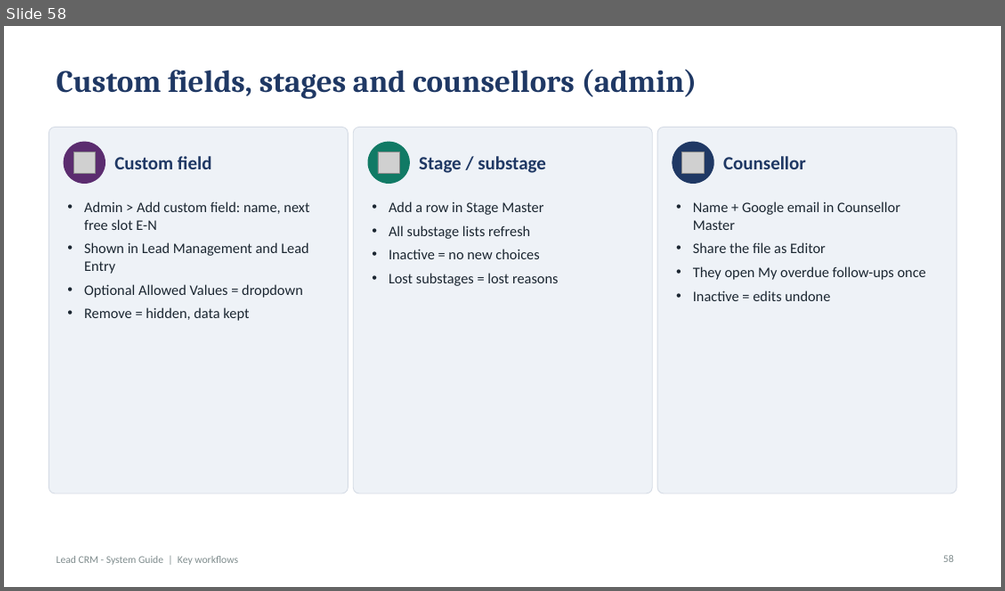
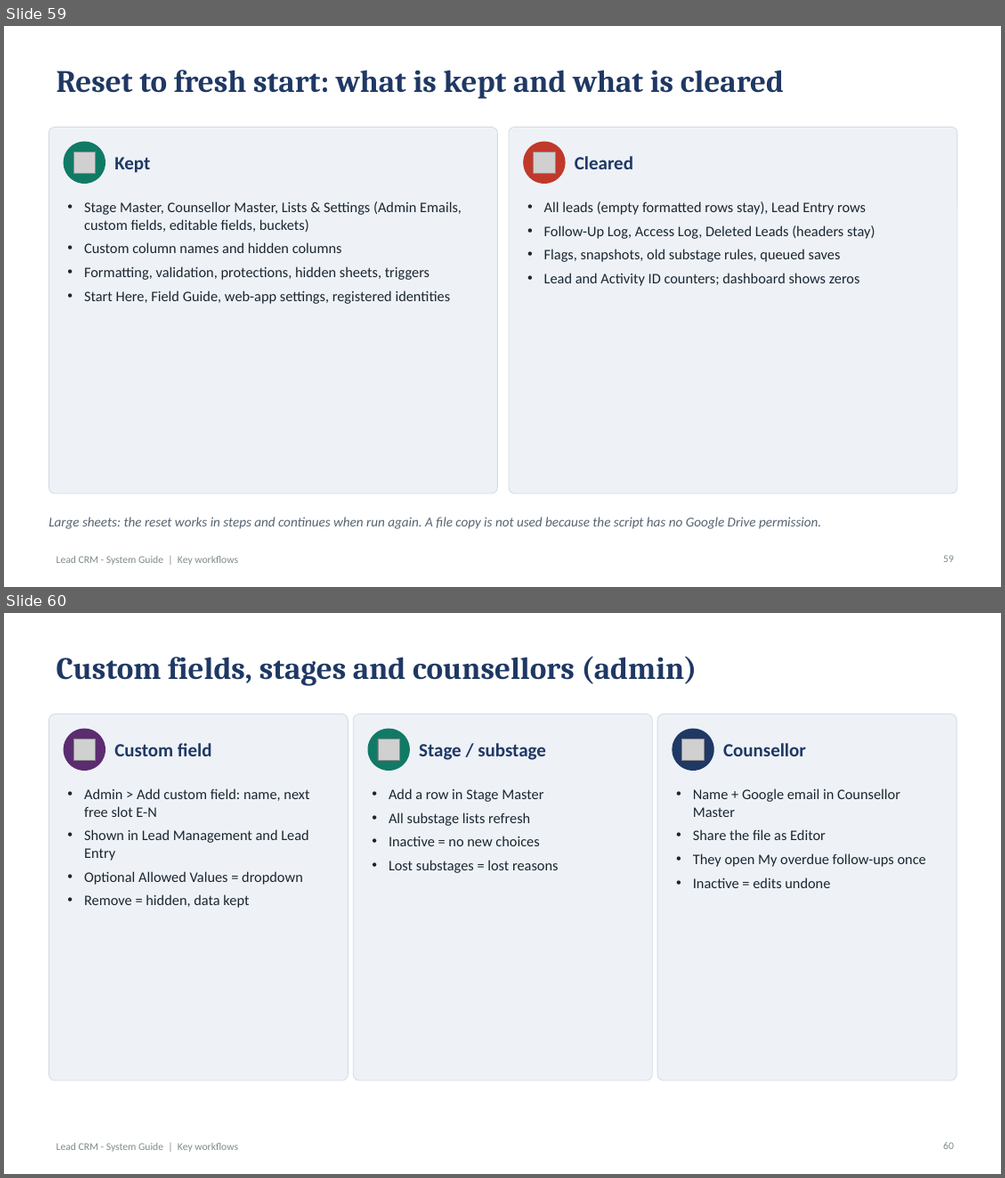
Before and after one commit to rahul123456789101112/call-centre-lead-crm, a slide deck: docs/Lead_CRM_System_Guide.pptx. Shown one above the other, each under a label of ours: slide 58 before the commit, slides 59 and 60 after it. The pictures are 1005x591 and 1005x1178 pixels, drawn with LibreOffice and Linux fonts; fonts in the diff are those of the drawing; grey boxes stand for pictures. Boxes give left, top, right and bottom in pixels: in the first picture for what was removed or moved away, otherwise in the second. Text is boxed around its words. In the diff, an @@ line names an element or a change of style, - is before the commit and + after.

```diff
--- a/docs/Lead_CRM_System_Guide.pptx
+++ b/docs/Lead_CRM_System_Guide.pptx
@@ slide 59 added at (4,26,1001,587), background #FFFFFF @@
@@ title added at (57,70,784,99), 30 pt, text #1F3864, bold @@
+Reset to fresh start: what is kept and what is cleared
@@ rounded rectangle added at (48,127,498,493), fill #EEF2F7, outline #D5DBE5 0.75 pt @@
@@ rounded rectangle added at (509,127,957,493), fill #EEF2F7, outline #D5DBE5 0.75 pt @@
@@ ellipse added at (64,142,105,183), fill #117A65, outline #117A65 1 pt @@
@@ picture added at (73,151,96,174) @@
@@ text added at (114,157,150,173), 18 pt, text #1F3864, bold @@
+Kept
@@ ellipse added at (524,142,565,183), fill #C0392B, outline #C0392B 1 pt @@
@@ picture added at (534,151,555,174) @@
@@ text added at (574,156,633,169), 18 pt, text #1F3864, bold @@
+Cleared
@@ text added at (84,201,461,304), 14 pt, text #1B2631 @@
+• Stage Master, Counsellor Master, Lists & Settings (Admin Emails, custom fields, editable fields, buckets)
+• Custom column names and hidden columns
+• Formatting, validation, protections, hidden sheets, triggers
+• Start Here, Field Guide, web-app settings, registered identities
@@ text added at (544,201,874,286), 14 pt, text #1B2631 @@
+• All leads (empty formatted rows stay), Lead Entry rows
+• Follow-Up Log, Access Log, Deleted Leads (headers stay)
+• Flags, snapshots, old substage rules, queued saves
+• Lead and Activity ID counters; dashboard shows zeros
@@ text added at (48,516,821,529), 13 pt, text #566573, italic @@
+Large sheets: the reset works in steps and continues when run again. A file copy is not used because the script has no Google Drive permission.
@@ text added at (57,556,238,564), 10 pt, text #7F8C8D @@
+Lead CRM - System Guide | Key workflows
@@ page number added at (943,555,954,562), 10 pt, text #7F8C8D @@
+59
@@ what was slide 58 is now slide 60 @@
@@ page number at (943,1142,954,1149): text changed @@
-58
+60
```
Also in this commit, not shown: 1 slide changed, 1 other slide added, 12 other files.
